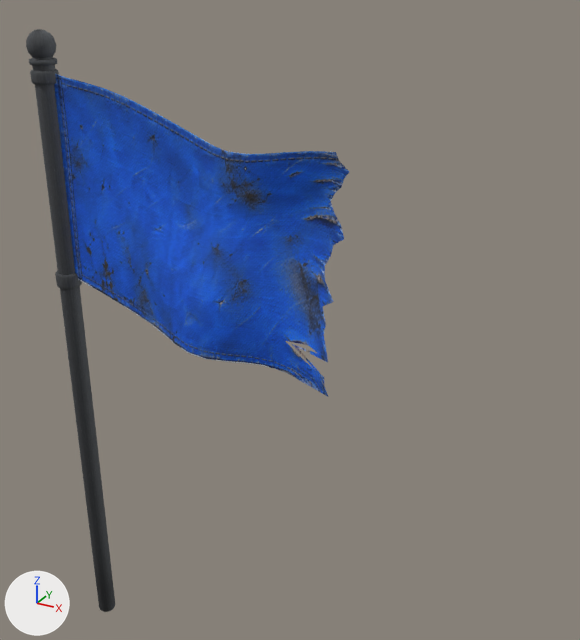
What one commit did to the Blender file src/models/BlueFlag/BlueFlag.blend.
Camera for both pictures: a 50 mm camera at (0.852, -0.847, 1.085) aimed at (0.338, 0.088, 0.617). Lighting does not change. The marker at lower left points along +X, +Y and +Z. The first picture is the older version.

Before the edit, the objects in view are built like this:
```python
me_blueflag = bpy.data.meshes.new('BlueFlag')
me_blueflag.from_pydata(...)  # 763 vertices, 720 faces; spans x -0.021..0.449, y -0.042..0.05, z 0.0..1.008
me_blueflag.polygons.foreach_set('use_smooth', [True] * 720)
# faces by material slot: [338, 382]
me_blueflag.materials.append(mat_pole)  # picture img_flag_pole
me_blueflag.materials.append(mat_cloth)  # picture img_flag_cloth_blue
ob_blueflag = bpy.data.objects.new('BlueFlag', me_blueflag)
ob_blueflag.location = (0.0, 0.0, 0.0)
```
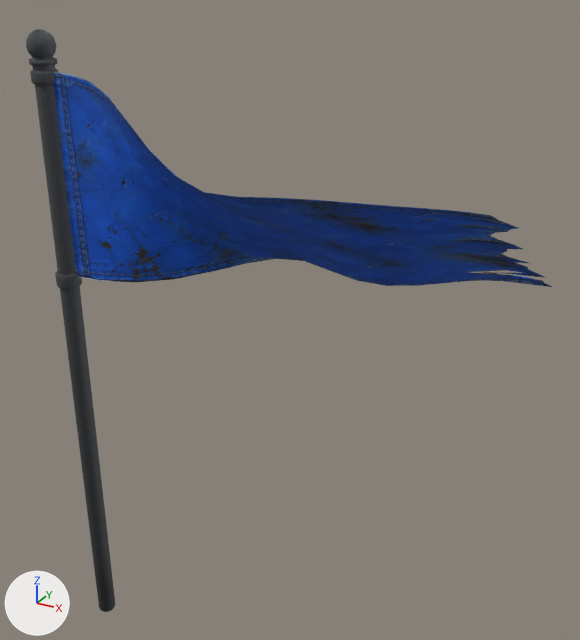
Diff of the bpy script that builds the scene:
```diff
--- a/src/models/BlueFlag/BlueFlag.blend.py
+++ b/src/models/BlueFlag/BlueFlag.blend.py
@@ me_blueflag @@
 # used by ob_blueflag; location = (0.0, 0.0, 0.0)
-me_blueflag.from_pydata(...)  # 763 vertices, 720 faces; spans x -0.021..0.449, y -0.042..0.05, z 0.0..1.008
+me_blueflag.from_pydata(...)  # 763 vertices, 720 faces; spans x -0.021..0.683, y -0.113..0.167, z 0.0..1.008
+# me_blueflag part 1: 400 of 763 vertices moved; they spanned x 0.037..0.449, y -0.042..0.05, z 0.568..0.947 and now span x 0.054..0.683, y -0.113..0.167, z 0.649..0.952; mean shift (0.135, 0.015, 0.031); largest move (0.449, -0.01, 0.568) -> (0.683, 0.167, 0.706)
 me_blueflag.materials.append(mat_pole)
```

Pixel boxes (x1, y1, x2, y2) of what changed, in the pictures (580 x 640 px; the box of a moved part takes in the faces that stretch with it):
'BlueFlag', reshaped (63% wider): before (26, 29, 349, 612); after (26, 29, 552, 612)
part 1 of me_blueflag, moved or reshaped: before (54, 74, 349, 396); after (54, 72, 552, 287)
